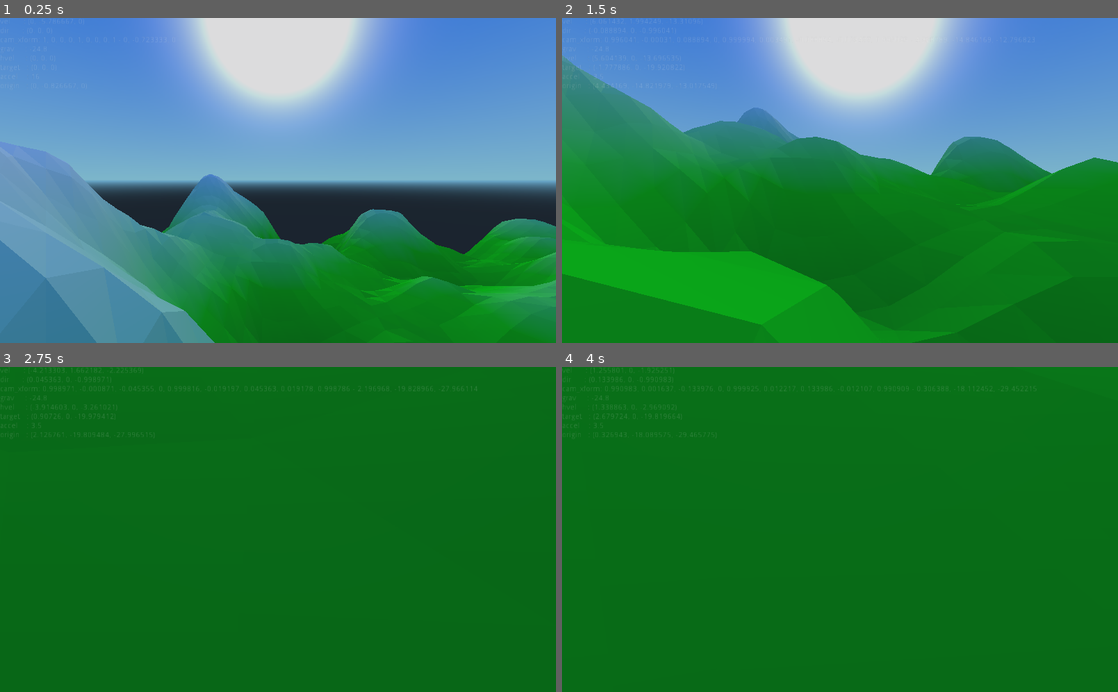
Above: before the commit, frames 1-4 (two rows, left to right).
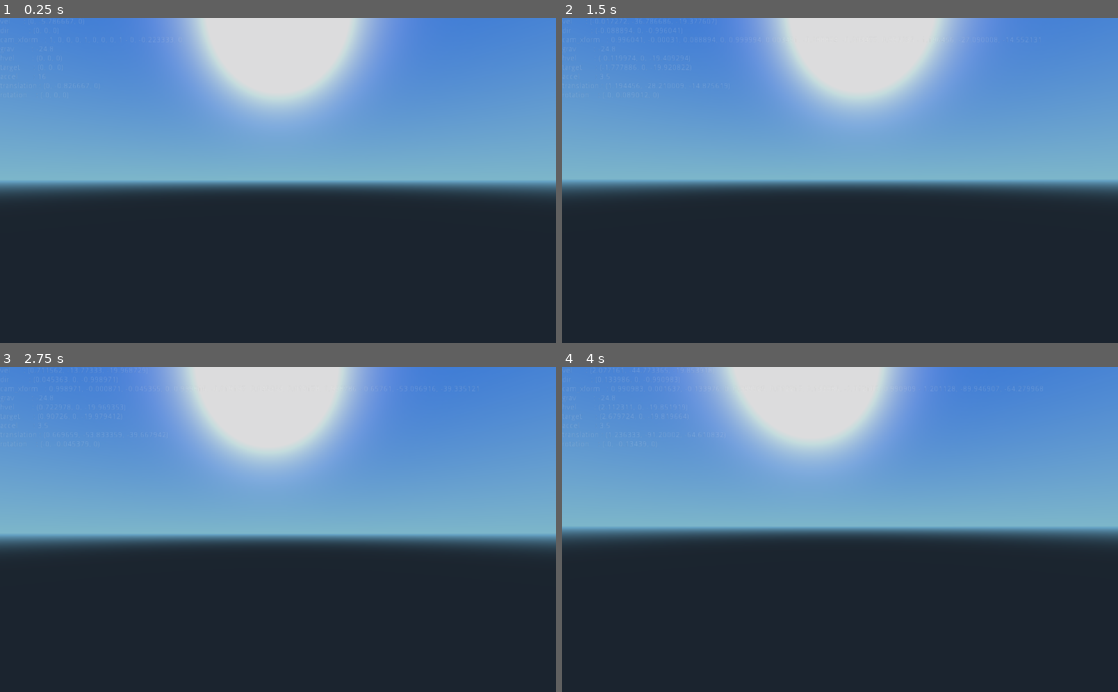
Above: after the commit, the same moments.

Repository: MichaelReel/Mesh_Collider
Game: Godot game, scene res://Root.tscn
Two runs of this game, one before a commit and one after it. Both use one fixed random seed, a clock stepped at 60 frames per second and the inputs below.
Inputs (mouse positions are in pixels of both pictures, inside the frame that each line leads up to):
- Up to frame 1 (0.25 s): no input
- Up to frame 2 (1.5 s): move the mouse to (867, 180) at 0.52 s; hold W (forward) from 0.53 s (still down); move the mouse to (812, 180) at 1.27 s
- Up to frame 3 (2.75 s): keep holding W (forward); move the mouse to (289, 523) at 2.02 s
- Up to frame 4 (4 s): keep holding W (forward); tap Enter at 2.75 s; move the mouse to (834, 536) at 2.77 s; move the mouse to (878, 532) at 3.52 s

The runs differ from the first frame. In frame 1, 40% of the frame differs, in the area x 0-100%, y 39-100%; in frame 2, 64%; in frame 3, 100%, in the area x 0-100%, y 0-100%; in frame 4, 100%.
Error after the commit: Parse Error: Can't convert the provided value to the export type. (res://TerrainManager.gd:10)

Commit message:
Added some chunking code (that sometimes works).

Diff:
--- a/CameraControl.gd
+++ b/CameraControl.gd
@@ -1,6 +1,6 @@
 extends KinematicBody
 
-export var speed = 1.0
+# export var speed = 1.0
 
 var camera                      # Camera node - the first person view
 var camera_holder               # Spatial node holding all we want to rotate on the X (vert) axis
@@ -64,6 +64,9 @@
 		print ("Terminal velocity reached, celestial hack activated")
 		vel.y = UNSTICK_SPEED
 
+	if translation.y < -200:
+		translation.y = 200
+
 	# Remove any extra vertical movement from the direction
 	dir.y = 0
 	dir = dir.normalized()
@@ -104,13 +107,14 @@
 
 	# translate(dir * speed * delta)
 
-	status += "dir      : " + str(dir) + "\n"
-	status += "cam_xform: " + str(cam_xform) + "\n"
-	status += "grav     : " + str(NORMAL_GRAVITY) + "\n"
-	status += "hvel     : " + str(hvel) + "\n"
-	status += "target   : " + str(target) + "\n"
-	status += "accel    : " + str(accel) + "\n"
-	status += "origin   : " + str(self.transform.origin) + "\n"
+	status += "dir         : " + str(dir) + "\n"
+	status += "cam_xform   : " + str(cam_xform) + "\n"
+	status += "grav        : " + str(NORMAL_GRAVITY) + "\n"
+	status += "hvel        : " + str(hvel) + "\n"
+	status += "target      : " + str(target) + "\n"
+	status += "accel       : " + str(accel) + "\n"
+	status += "translation : " + str(self.translation) + "\n"
+	status += "rotation    : " + str(self.rotation) + "\n"
 
 	status_output.text = status
 
--- a/Land.gd
+++ b/Land.gd
@@ -4,6 +4,9 @@
 
 var Graph = load("res://Graph.gd")
 var Perlin = load("res://PerlinRef.gd")
+
+var grid_size
+var offset
 
 const render_options = [
 	Mesh.PRIMITIVE_POINTS,
@@ -13,23 +16,43 @@
 
 var render_as = 2
 
-func _ready():
-	graph = Graph.new()
+func _init(gs, os, communal_graph = null):
+# func _ready():
+	# var grid_size = Vector2(64, 64)
+	# var offset = Vector3(0, 0, 0)
+
+	self.grid_size = gs
+	self.offset = os
+
+	if communal_graph:
+		graph = communal_graph
+	else:
+		graph = Graph.new()
+
+func generate_content():
+	graph.clear()
+
+	print ("Creating new land chunk: " + str(offset) + " with grid: " + str(grid_size) + ",")
+	print ("            translation: " + str(translation) + ", scale: " + str(scale))
+	print ("                os time: " + str(OS.get_unix_time()))
+
 
 	# Update the input graph to give variable heights
-	add_base_height_features()
+	add_base_height_features(grid_size, offset)
 
 	# Creating drawing elements
 	# Create a mesh from the voronoi site info
 	self.set_mesh(create_mesh())
 
-	var parent = $"/root/Root/Terrain"
-	var shape = self.create_trimesh_collision()
-	parent.add_child(shape)
+	# Make a collsion surface from this mesh and add it to the scene
+	add_child(create_trimesh_collision())
 
-func add_base_height_features():
+	print ("Content generated: " + str(offset))
+	print ("          os time: " + str(OS.get_unix_time()))
 
-	graph.create_base_square_grid(64, 64)
+func add_base_height_features(grid_size, offset):
+
+	graph.create_base_square_grid(grid_size.x, grid_size.y)
 
 	var zoom = 0.5
 	var procs = [
@@ -38,7 +61,7 @@
 		Perlin.new(0.0078125, 0.0078125, 1.0, zoom),
 	]
 
-	graph.create_height_features(procs, 0.125, 0.25, 0.125)
+	graph.create_height_features(procs, 0.125, 0.25, 0.125, offset.x, offset.z)
 
 func create_mesh():
 	if not graph:
--- a/Root.tscn
+++ b/Root.tscn
@@ -1,7 +1,8 @@
-[gd_scene load_steps=6 format=2]
+[gd_scene load_steps=7 format=2]
 
-[ext_resource path="res://Land.gd" type="Script" id=1]
-[ext_resource path="res://CameraControl.gd" type="Script" id=2]
+[ext_resource path="res://TerrainManager.gd" type="Script" id=1]
+[ext_resource path="res://Land.gd" type="Script" id=2]
+[ext_resource path="res://CameraControl.gd" type="Script" id=3]
 
 [sub_resource type="Shader" id=1]
 
@@ -24,11 +25,14 @@
 
 [node name="Terrain" type="Spatial" parent="." index="0"]
 
-transform = Transform( 128, 0, 0, 0, 128, 0, 0, 0, 128, -64, -32, -64 )
-_sections_unfolded = [ "Transform" ]
+script = ExtResource( 1 )
+_sections_unfolded = [ "Pause", "Transform" ]
+grid_size = Vector2( 32, 32 )
+chunk_size = Vector3( 64, 64, 64 )
 
 [node name="Land" type="MeshInstance" parent="Terrain" index="0"]
 
+transform = Transform( 128, 0, 0, 0, 128, 0, 0, 0, 128, -64, -64, -64 )
 layers = 1
 material_override = SubResource( 2 )
 cast_shadow = 1
@@ -40,8 +44,8 @@
 lod_max_hysteresis = 0.0
 mesh = null
 skeleton = NodePath("..")
-script = ExtResource( 1 )
-_sections_unfolded = [ "Geometry" ]
+script = ExtResource( 2 )
+_sections_unfolded = [ "Geometry", "Transform" ]
 
 [node name="PlayerBody" type="KinematicBody" parent="." index="1"]
 
@@ -56,12 +60,12 @@
 axis_lock_angular_y = false
 axis_lock_angular_z = false
 collision/safe_margin = 0.001
-script = ExtResource( 2 )
+script = ExtResource( 3 )
 _sections_unfolded = [ "Transform", "Visibility" ]
-speed = 1.0
 
 [node name="CameraMount" type="Spatial" parent="PlayerBody" index="0"]
 
+transform = Transform( 1, 0, 0, 0, 1, 0, 0, 0, 1, 0, 0.5, 0 )
 _sections_unfolded = [ "Transform" ]
 
 [node name="Camera" type="Camera" parent="PlayerBody/CameraMount" index="0"]
@@ -77,13 +81,14 @@
 fov = 70.0
 size = 1.0
 near = 0.05
-far = 100.0
+far = 150.0
 _sections_unfolded = [ "Transform" ]
 
 [node name="CollisionShape" type="CollisionShape" parent="PlayerBody" index="1"]
 
 shape = SubResource( 3 )
 disabled = false
+_sections_unfolded = [ "Transform" ]
 
 [node name="HUD" type="Control" parent="PlayerBody" index="2"]
 
--- /dev/null
+++ b/TerrainManager.gd
@@ -0,0 +1,212 @@
+extends Spatial
+
+var Chunk = load("res://Land.gd")
+var Graph = load("res://Graph.gd")
+
+var chunks = {}
+
+export (Vector2) var grid_size = Vector2(32, 32)
+export (Vector2) var chunk_size = Vector3(64, 64, 64)
+# export (String) var map_name = "test_map"
+
+var player
+var graph
+
+var queue = []
+var pending = {}
+# var save_dir
+
+var thread
+var mutex
+var gen_chunks
+
+# Anti-clockwise square vertices
+const CO = [
+	Vector3( 1, 0,  0),
+	Vector3( 1, 0,  1),
+	Vector3( 0, 0,  1),
+	Vector3(-1, 0,  1),
+	Vector3(-1, 0,  0),
+	Vector3(-1, 0, -1),
+	Vector3( 0, 0, -1),
+	Vector3( 1, 0, -1),
+]
+
+# pre-calc chunk order for rotations - depending on direction facing
+const CHUNK_ORDERS = [
+	[ CO[0], CO[1], CO[7], CO[2], CO[6], CO[3], CO[5], CO[4] ],
+	[ CO[1], CO[2], CO[0], CO[3], CO[7], CO[4], CO[6], CO[5] ],
+	[ CO[2], CO[3], CO[1], CO[4], CO[0], CO[5], CO[7], CO[6] ],
+	[ CO[3], CO[4], CO[2], CO[5], CO[1], CO[6], CO[0], CO[7] ],
+	[ CO[4], CO[5], CO[3], CO[6], CO[2], CO[7], CO[1], CO[0] ],
+	[ CO[5], CO[6], CO[4], CO[7], CO[3], CO[0], CO[2], CO[1] ],
+	[ CO[6], CO[7], CO[5], CO[0], CO[4], CO[1], CO[3], CO[2] ],
+	[ CO[7], CO[0], CO[6], CO[1], CO[5], CO[2], CO[4], CO[3] ],
+]
+
+func _ready():
+	print("readying chunk manager")
+	graph = Graph.new()
+	# Not really a physics process, a port from godot2 code
+	set_physics_process(true)
+
+	player = $"/root/Root/PlayerBody"
+
+	# var save_dir_path = "user://" + map_name + "/"
+	# save_dir = Directory.new()
+	# if save_dir.file_exists(save_dir_path):
+	# 	print ("Found dir")
+	# 	save_dir.open(save_dir_path)
+	# else:
+	# 	print ("Making dir")
+	# 	save_dir.make_dir_recursive(save_dir_path)
+	# 	save_dir.open(save_dir_path)
+
+	# Set up the threading components
+	mutex = Mutex.new()
+	thread = Thread.new()
+
+	# # Need to load/create the first chunk before starting loading thread
+	# var chunk_key = get_centered_chunk()
+	# queue_chunk(chunk_key)
+	# load_keyed_chunk(chunk_key)
+
+	# Kick off the loading thread
+	thread.start(self, "chunk_generation", 0)
+
+func get_centered_chunk():
+	var center = player.translation
+
+	var vector = Vector3()
+	vector.x = floor(center.x / chunk_size.x)
+	vector.y = 0.0
+	vector.z = floor(center.z / chunk_size.z)
+
+	return vector
+
+func get_chunks_viewable():
+	var center_chunk = get_centered_chunk()
+
+	var chunk_queue = [center_chunk]
+
+	# Queue by direction facing
+	var rotation = player.rotation.y
+	var rot_index = int(floor( (rotation + PI) * 4 / PI + 0.5)) % 8
+
+	for offset in CHUNK_ORDERS[rot_index]:
+		chunk_queue.append(center_chunk + offset)
+
+	return chunk_queue
+
+func _physics_process(delta):
+	var chunks_saveable_keys = chunks.keys()
+	var chunks_viewable = get_chunks_viewable()
+
+	# Listed the view direction chunks first
+	# Load chunks in that order
+	for chunk_key in chunks_viewable:
+		if not chunks.has(chunk_key):
+			load_keyed_chunk(chunk_key)
+			chunks_saveable_keys.erase(chunk_key)
+
+	# # Save generated chunks that are ready
+	# for chunk_key in chunks_saveable_keys:
+	# 	save_keyed_chunk(chunk_key)
+
+func load_keyed_chunk(chunk_key):
+	if queue_chunk(chunk_key):
+		var new_chunk = is_ready(chunk_key)
+		if (new_chunk):
+			new_chunk.set_name(str(chunk_key))
+			print ("Adding chunk to scene: " + str(chunk_key))
+			print ("              os time: " + str(OS.get_unix_time()))
+			add_child(new_chunk, true)
+			chunks[chunk_key] = new_chunk
+		# else:
+		# 	print ("Chunk not ready: " + str(chunk_key))
+
+# func save_keyed_chunk(chunk_key):
+# 	if chunks.has(chunk_key) and mutex.try_lock() == OK:
+# 		var old_chunk = chunks[chunk_key]
+# 		save_chunk_to_file(chunk_key, old_chunk)
+# 		chunks.erase(chunk_key)
+# 		old_chunk.queue_free()
+# 		mutex.unlock()
+
+const once_per = 0.03
+
+func chunk_generation(unused):
+	print("Starting chunk checker")
+
+	gen_chunks = true
+	var next_time = OS.get_unix_time() + once_per
+	while gen_chunks:
+		if next_time < OS.get_unix_time() and mutex.try_lock() == OK:
+			next_time += once_per
+			chunk_loader()
+			mutex.unlock()
+
+	# Save any chunk that are still loaded
+	var chunks_saveable_keys = chunks.keys()
+	for chunk_key in chunks_saveable_keys:
+		save_keyed_chunk(chunk_key)
+
+func chunk_loader():
+	if queue:
+		var chunk_key = queue.pop_front()
+		var new_pos = Vector3(chunk_size.x * chunk_key.x, chunk_size.y * chunk_key.y, chunk_size.z * chunk_key.z)
+		var new_chunk = Chunk.new(grid_size, chunk_key)
+		new_chunk.scale = chunk_size
+		new_chunk.translation = new_pos
+		# var chunk_data = load_chunk_from_file(chunk_key)
+		# if typeof(chunk_data) == TYPE_DICTIONARY:
+		# 	new_chunk.set_content(chunk_data)
+		# else:
+		new_chunk.generate_content()
+		#
+		pending[chunk_key] = new_chunk
+
+func queue_chunk(var chunk_key):
+	var already_queued = true
+	if mutex.try_lock() == OK:
+		if not (chunk_key in pending or chunk_key in queue):
+			already_queued = false
+			queue.push_back(chunk_key)
+		mutex.unlock()
+	return already_queued
+
+func is_ready(chunk_key):
+	var chunk = false
+	if mutex.try_lock() == OK:
+		if pending.has(chunk_key):
+			chunk = pending[chunk_key]
+			pending.erase(chunk_key)
+		mutex.unlock()
+	return chunk
+
+# func load_chunk_from_file(chunk_key):
+# 	var load_chunk_file = save_dir.get_current_dir() + "/" + str(chunk_key.x) + "_" + str(chunk_key.y) + ".chunk"
+# 	var load_chunk = File.new()
+# 	# If file isn't there, skip it
+# 	if !load_chunk.file_exists(load_chunk_file):
+# 		return false
+# 	# File exists, try to load it
+# 	var chunk_data = {}
+# 	load_chunk.open(load_chunk_file, File.READ)
+# 	chunk_data.parse_json(load_chunk.get_line())
+# 	load_chunk.close()
+# 	return chunk_data
+
+# func save_chunk_to_file(chunk_key, old_chunk):
+# 	var chunk_data = old_chunk.get_save_data()
+# 	# Only save if there's something to save
+# 	if typeof(chunk_data) == TYPE_DICTIONARY:
+# 		var save_chunk_file = save_dir.get_current_dir() + "/" + str(chunk_key.x) + "_" + str(chunk_key.y) + ".chunk"
+# 		var save_chunk = File.new()
+# 		save_chunk.open(save_chunk_file, File.WRITE)
+# 		save_chunk.store_line(chunk_data.to_json())
+# 		save_chunk.close()
+
+func _exit_tree():
+	self.gen_chunks = false
+	thread.wait_to_finish()
